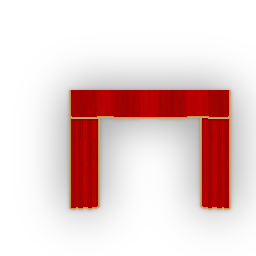
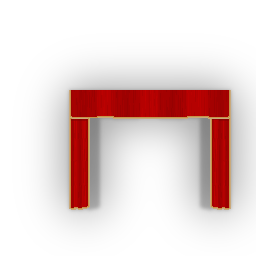
Comparing the layer stacks of the two 256×256 images. Changes:
removed layer "Layer 2" over [74,118,225,210]
painted on "Layer 1" over [74,118,225,210]
